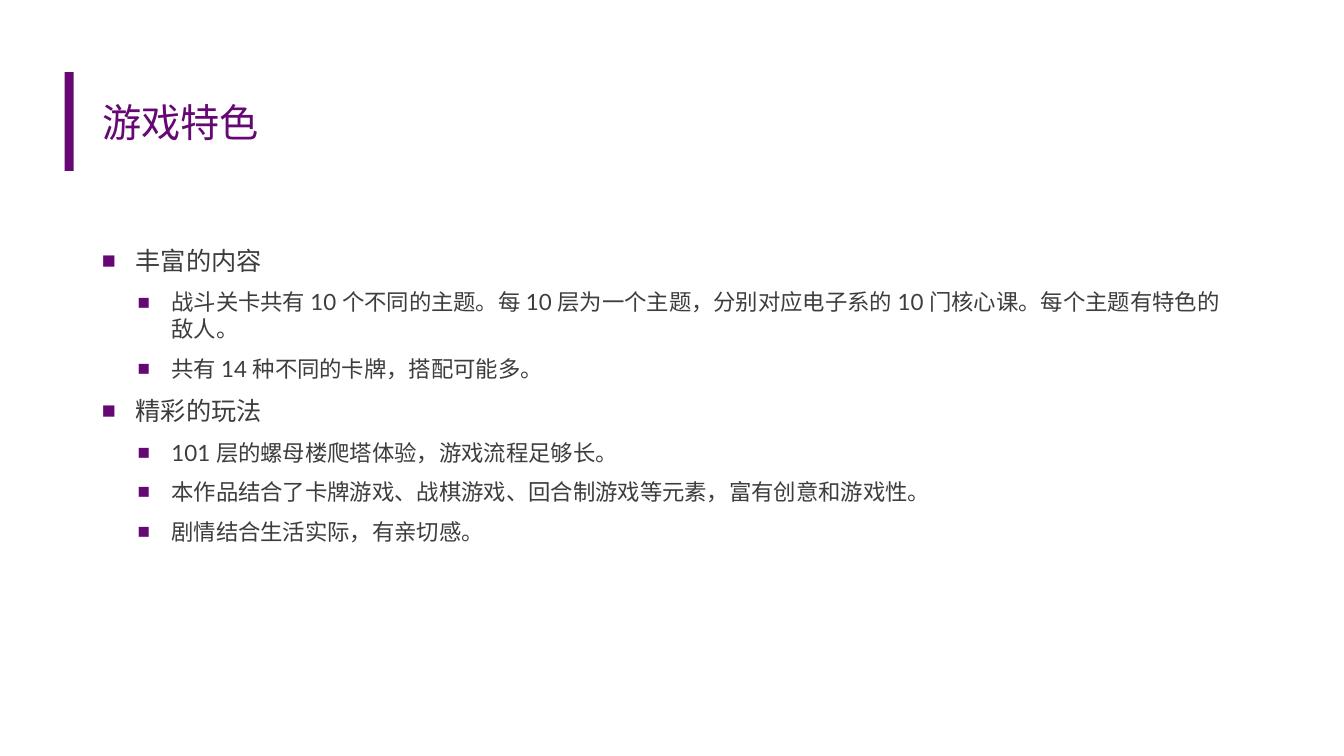
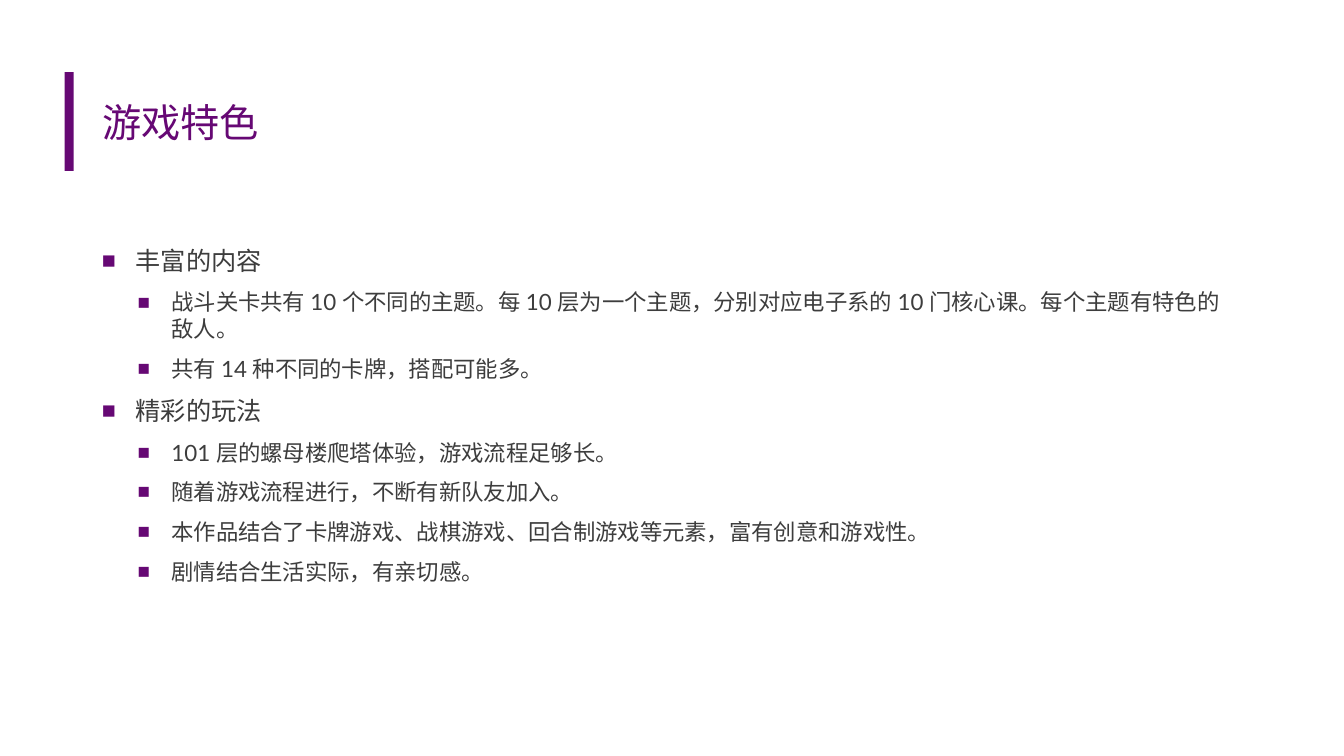
Before and after one commit to open531/EESaga, a slide deck: slide 5 of Docs/EESaga.pptx. Drawn at 1344x756 pixels with LibreOffice and Linux fonts; fonts in the diff are those of the drawing. Boxes give left, top, right and bottom in pixels: in the first picture for what was removed or moved away, otherwise in the second. Text is boxed around its words. In the diff, an @@ line names an element or a change of style, - is before the commit and + after.

```diff
--- a/Docs/EESaga.pptx
+++ b/Docs/EESaga.pptx
@@ text at (171, 481, 573, 502): paragraph added @@
+  ■ 随着游戏流程进行，不断有新队友加入。
```
Also in this commit, not shown: 1 other slide changed, 2 other files.
